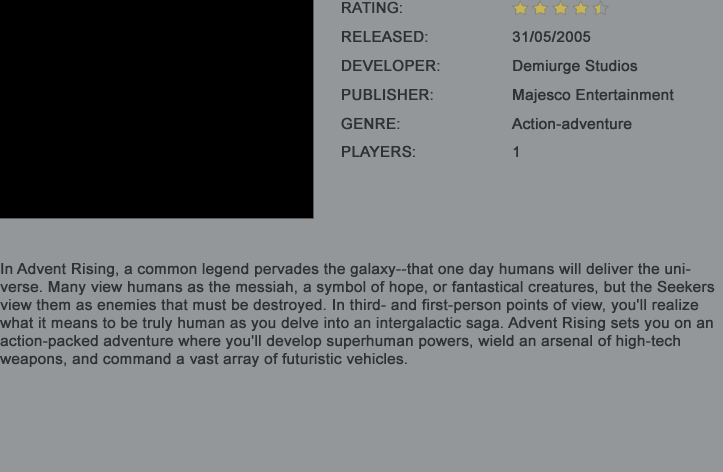
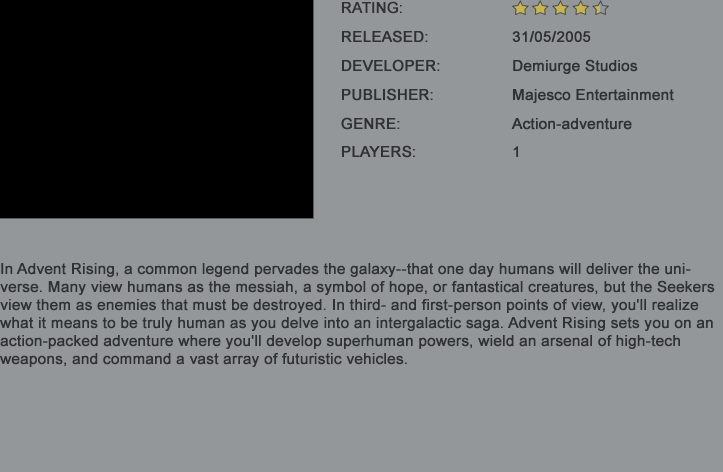
Revision of a layered (723, 472) image; what changed, layer by layer:
pixels changed over (512, 0, 609, 15) (layer not identified)
